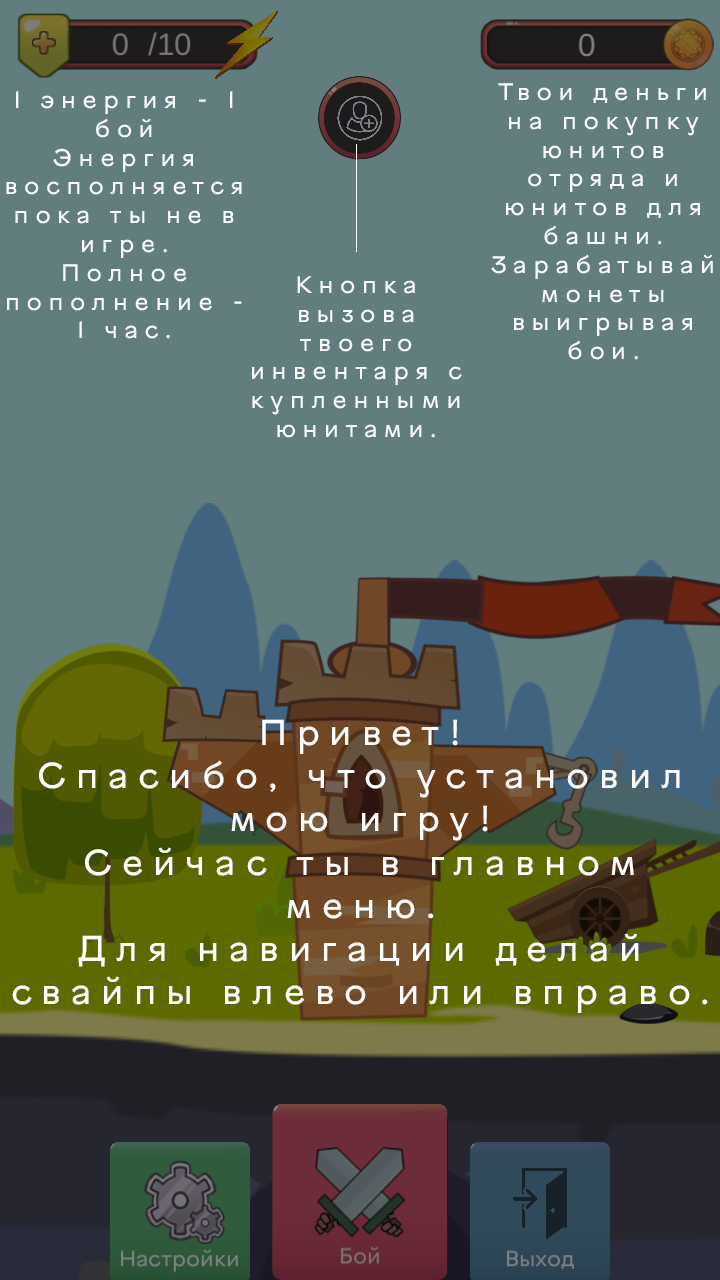
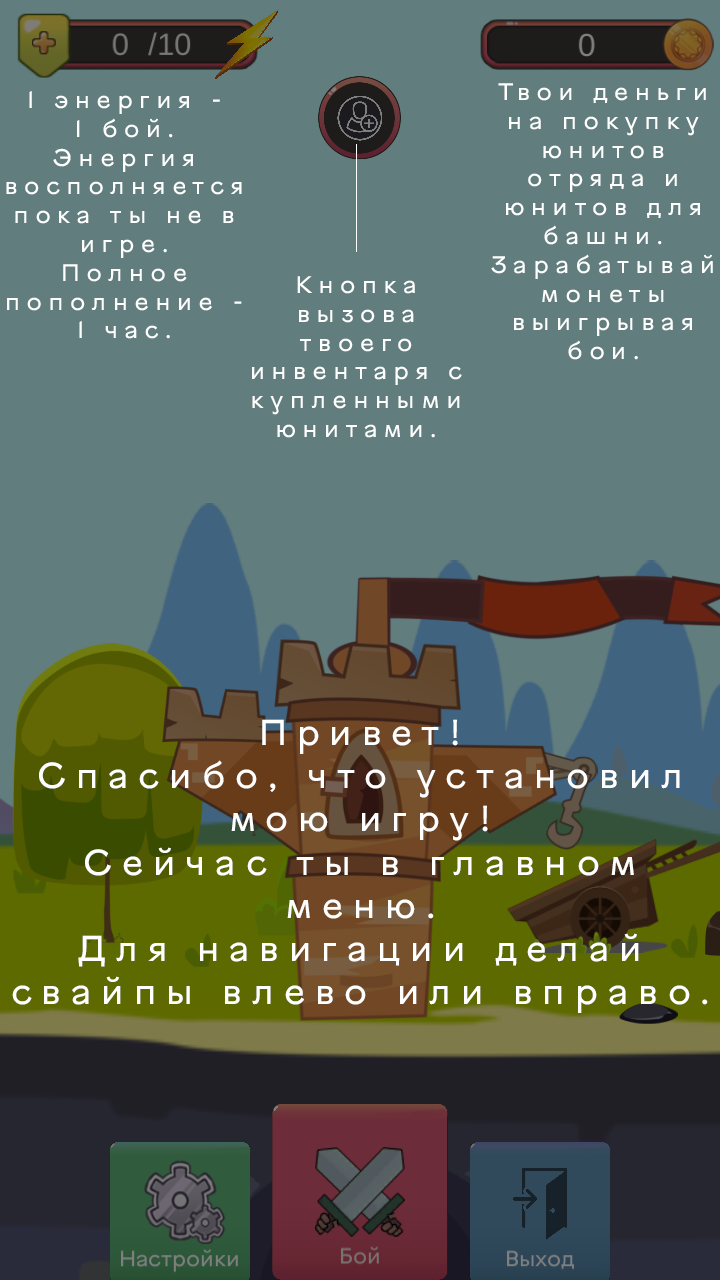
Two versions of the same layered image (720px x 1280px). Layer-by-layer changes:
renamed "1 энергия - 1 бой Энергия восполняется пока ты не в игре. Полно" to "1 энергия - 1 бой. Энергия восполняется пока ты не в игре. Пол", painted on it over [16, 91, 233, 138]
